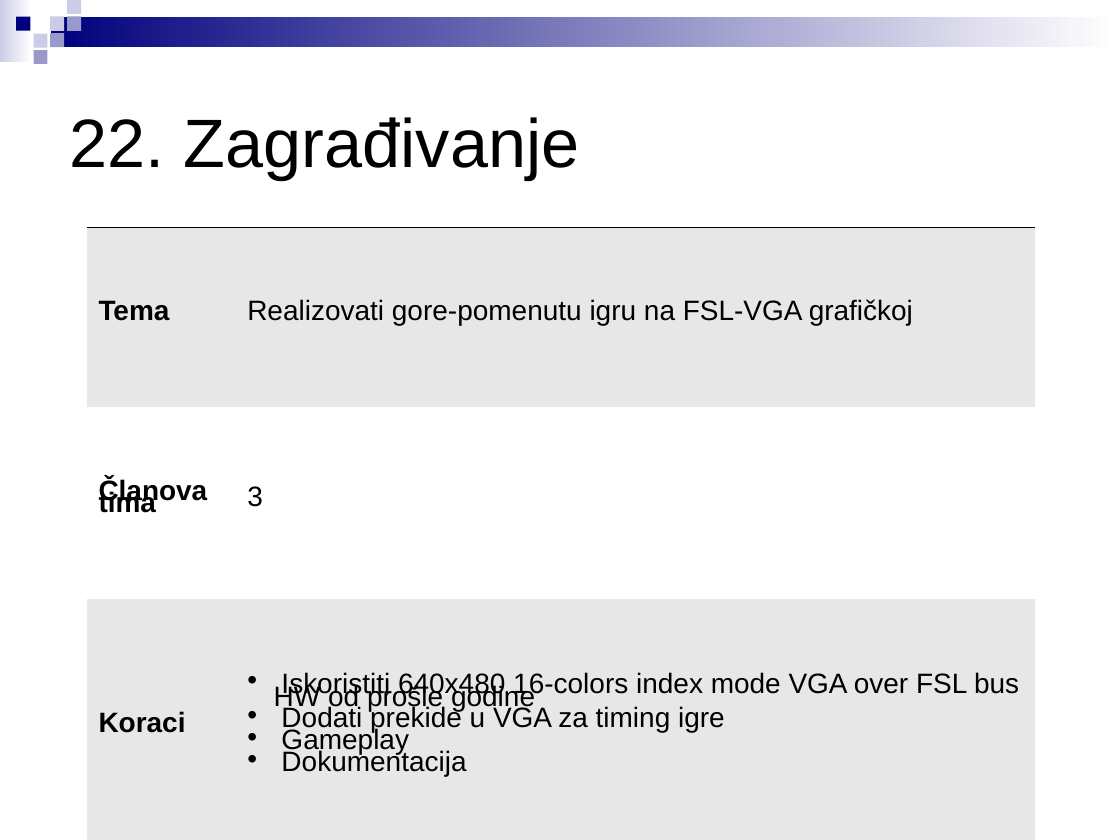
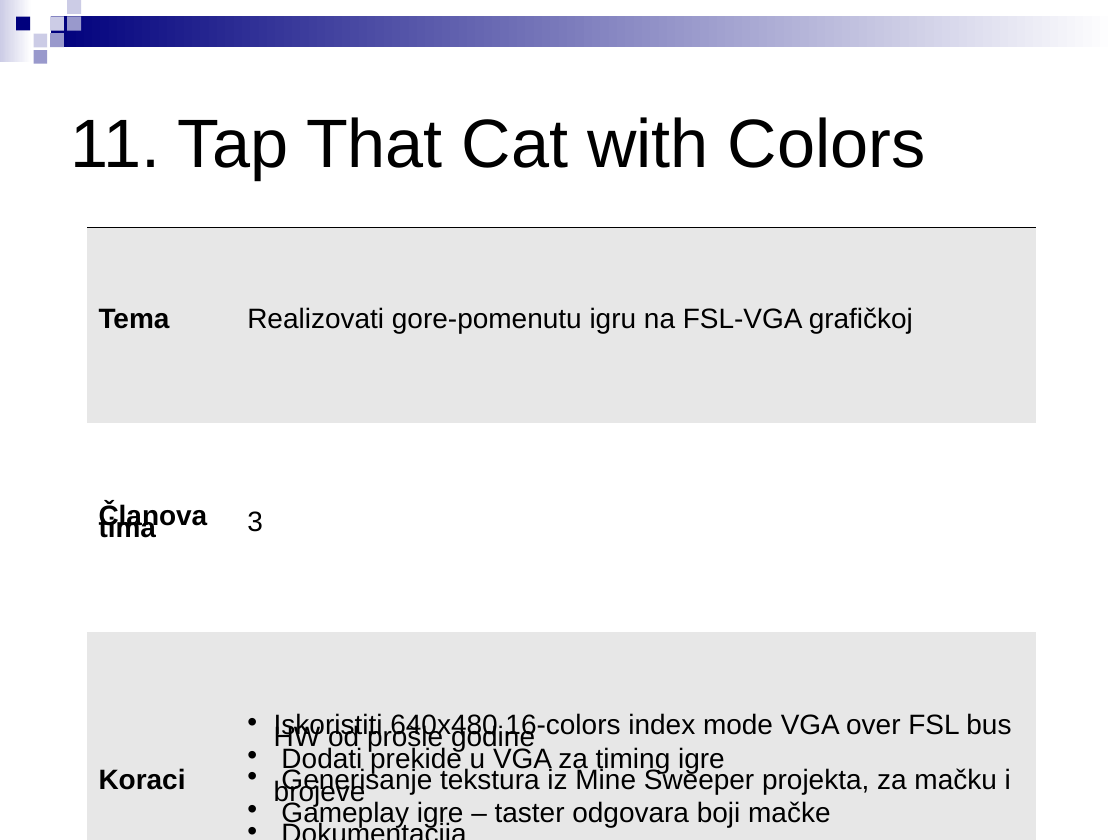
Before and after one commit to stefankoncarevic/projects_2018, a slide deck: slide 13 of LPRS2_projekti.ppt (slide 24 before the commit). Drawn at 1120x840 pixels with LibreOffice and Linux fonts; fonts in the diff are those of the drawing. Boxes give left, top, right and bottom in pixels: in the first picture for what was removed or moved away, otherwise in the second. Text is boxed around its words. In the diff, an @@ line names an element or a change of style, - is before the commit and + after.

```diff
--- a/LPRS2_projekti.ppt
+++ b/LPRS2_projekti.ppt
@@ text at [70, 117, 926, 179]: text changed @@
-22. Zagrađivanje
+11. Tap That Cat with Colors
@@ table at [87, 227, 1036, 840] @@
-row 3, column 2: Iskoristiti 640x480 16-colors index mode VGA over FSL bus HW od prošle godine / Dodati prekide u VGA za timing igre / Gameplay / Dokumentacija
+row 3, column 2: Iskoristiti 640x480 16-colors index mode VGA over FSL bus HW od prošle godine / Dodati prekide u VGA za timing igre / Generisanje tekstura iz Mine Sweeper projekta, za mačku i brojeve / Gameplay igre – taster odgovara boji mačke / Dokumentacija
@@ line spacing 0.4 to 0.38 @@
```
Also in this commit, not shown: 24 other slides changed, 1 slide added, 1 other file.
